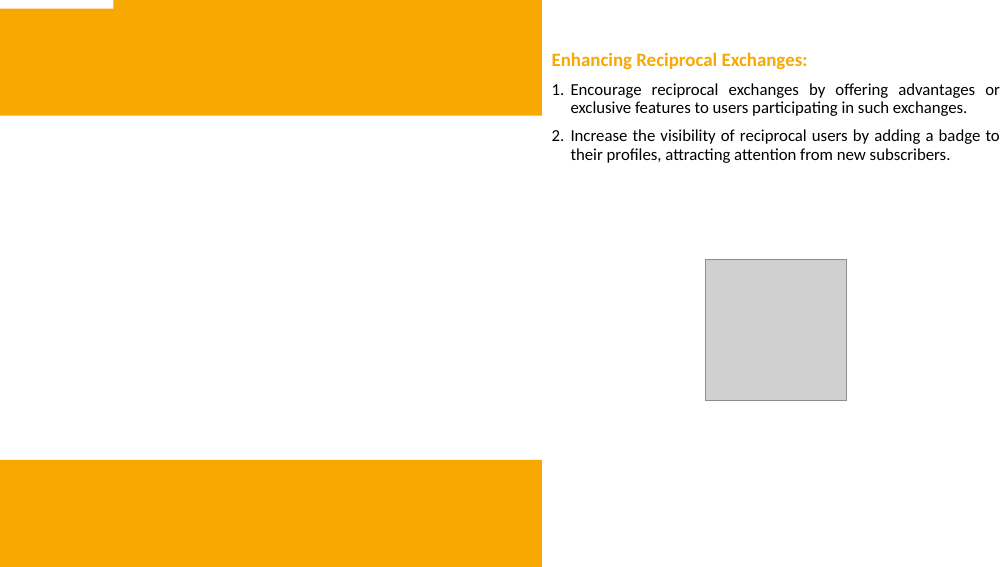
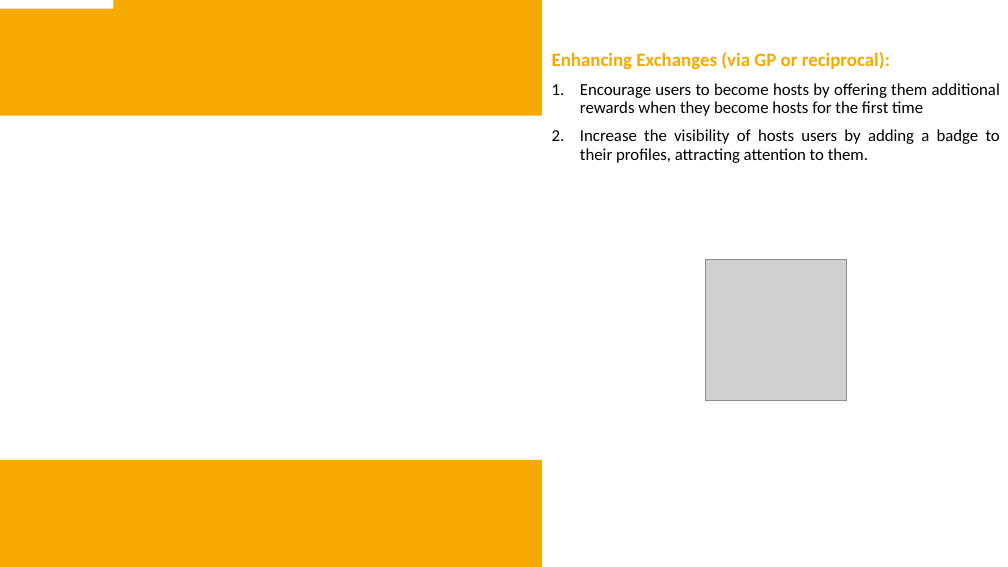
Before and after one commit to ctherreau/HomeExchange, a slide deck: slide 10 of DemoDay.pptx. Drawn at 1008x567 pixels with LibreOffice and Linux fonts; fonts in the diff are those of the drawing; grey boxes stand for pictures; background and template pictures are left out. Boxes give left, top, right and bottom in pixels: in the first picture for what was removed or moved away, otherwise in the second. Text is boxed around its words. In the diff, an @@ line names an element or a change of style, - is before the commit and + after.

```diff
--- a/DemoDay.pptx
+++ b/DemoDay.pptx
@@ text at bbox=[552, 52, 1000, 163]: text changed @@
-Enhancing Reciprocal Exchanges:
-1. Encourage reciprocal exchanges by offering advantages or exclusive features to users participating in such exchanges.
-2. Increase the visibility of reciprocal users by adding a badge to their profiles, attracting attention from new subscribers.
+Enhancing Exchanges (via GP or reciprocal):
+1. Encourage users to become hosts by offering them additional rewards when they become hosts for the first time
+2. Increase the visibility of hosts users by adding a badge to their profiles, attracting attention to them.
```
Also in this commit, not shown: 1 other slide changed, 5 other files.
